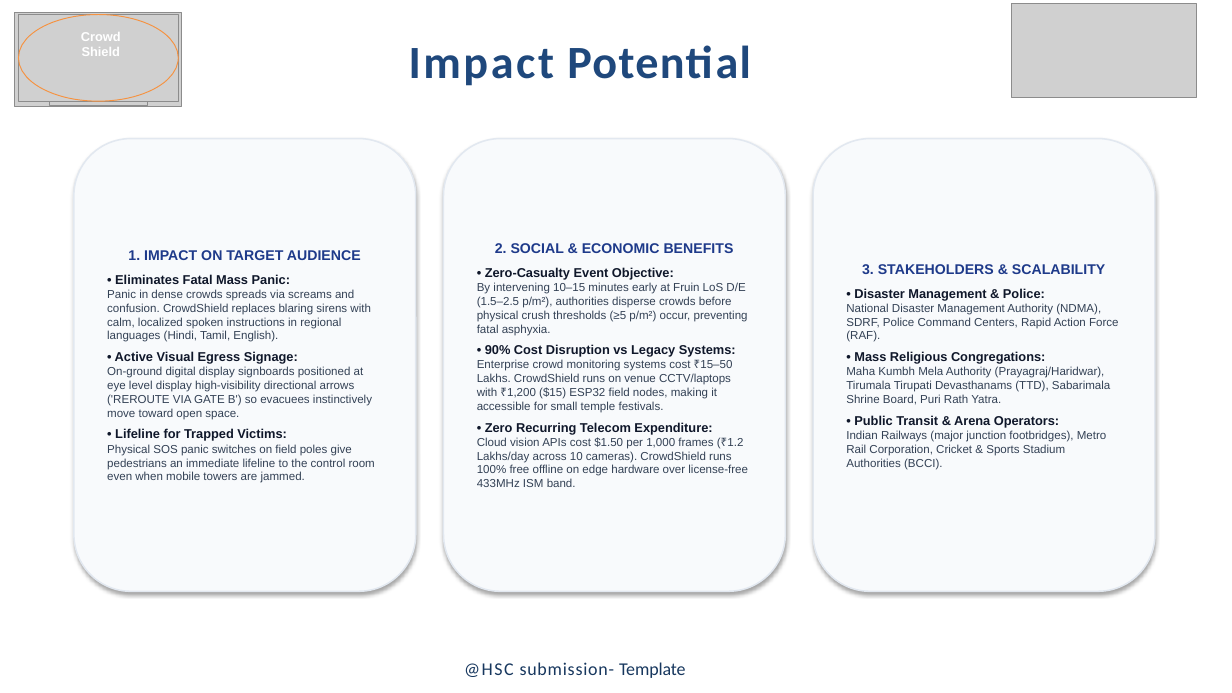
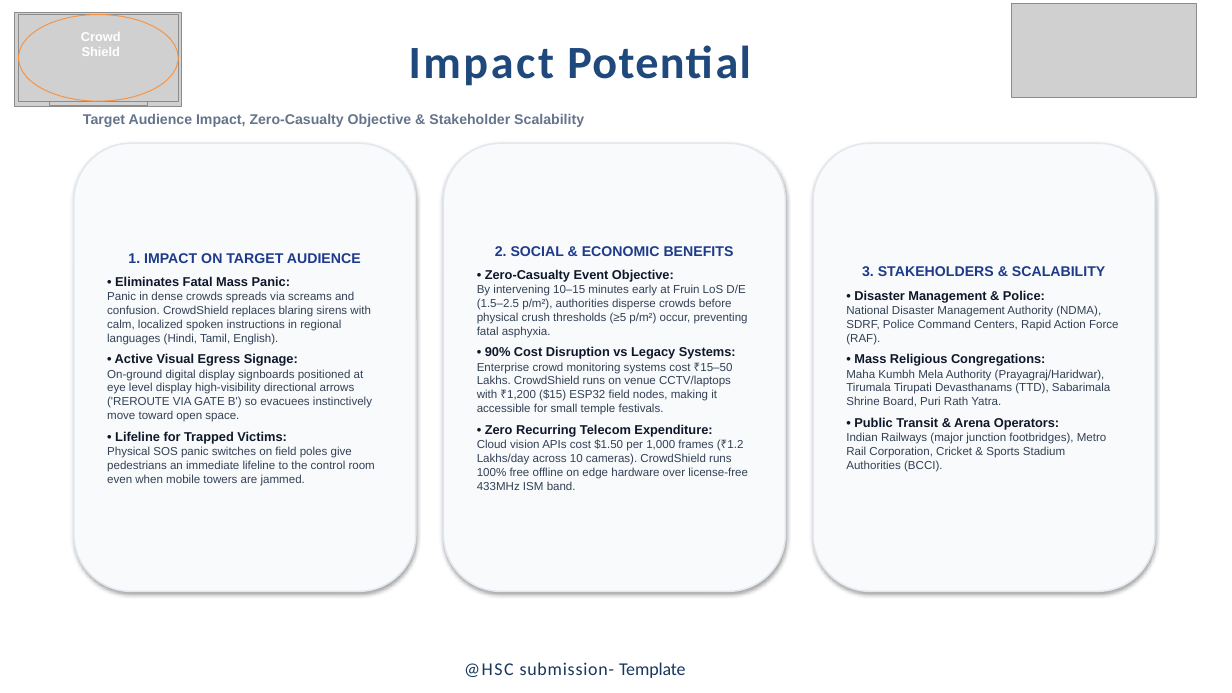
Before and after one commit to raghunandhan27/CrowdShield, a slide deck: slide 4 of docs/CrowdShield_HSC_Presentation.pptx. Drawn at 1232x693 pixels with LibreOffice and Linux fonts; fonts in the diff are those of the drawing; grey boxes stand for pictures. Boxes give left, top, right and bottom in pixels: in the first picture for what was removed or moved away, otherwise in the second. Text is boxed around its words. In the diff, an @@ line names an element or a change of style, - is before the commit and + after.

```diff
--- a/docs/CrowdShield_HSC_Presentation.pptx
+++ b/docs/CrowdShield_HSC_Presentation.pptx
@@ text added at box(83, 114, 584, 127), 11 pt, text #64748B, bold @@
+Target Audience Impact, Zero-Casualty Objective & Stakeholder Scalability
@@ rounded rectangle "1. IMPACT ON TARGET AUDIENCE": place and size @@
-rounded rectangle "1. IMPACT ON TARGET AUDIENCE" at box(74, 139, 416, 592)
+rounded rectangle "1. IMPACT ON TARGET AUDIENCE" at box(74, 143, 416, 592)
@@ rounded rectangle "2. SOCIAL & ECONOMIC BENEFITS": place and size @@
-rounded rectangle "2. SOCIAL & ECONOMIC BENEFITS" at box(444, 139, 786, 592)
+rounded rectangle "2. SOCIAL & ECONOMIC BENEFITS" at box(444, 143, 786, 592)
@@ rounded rectangle "3. STAKEHOLDERS & SCALABILITY": place and size @@
-rounded rectangle "3. STAKEHOLDERS & SCALABILITY" at box(813, 139, 1155, 592)
+rounded rectangle "3. STAKEHOLDERS & SCALABILITY" at box(813, 143, 1155, 592)
```
Also in this commit, not shown: 4 other slides changed, 1 other file.
